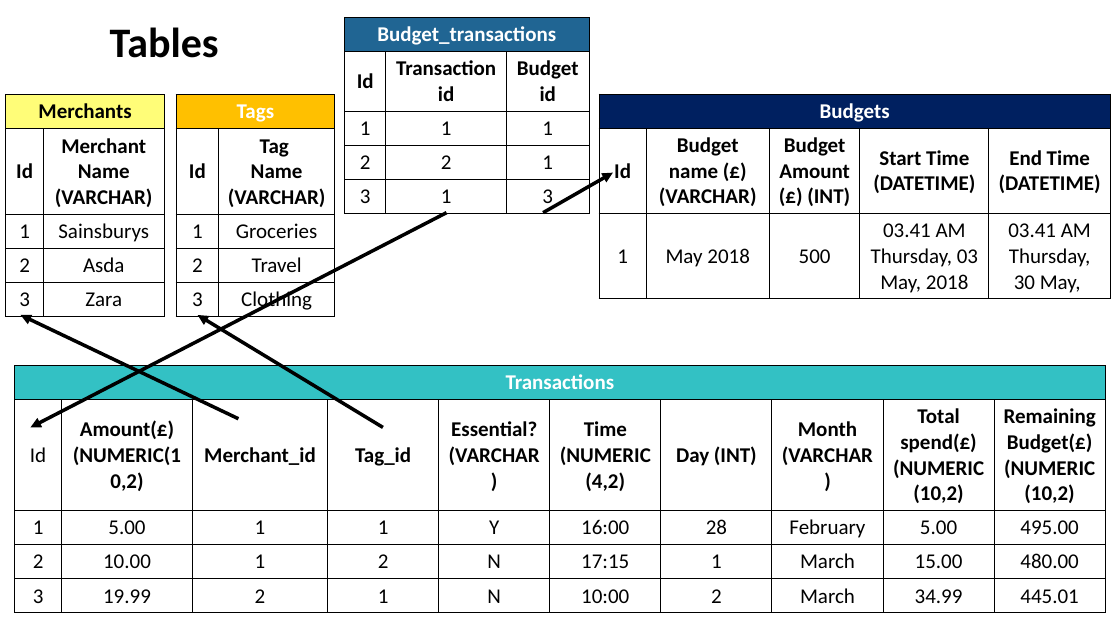
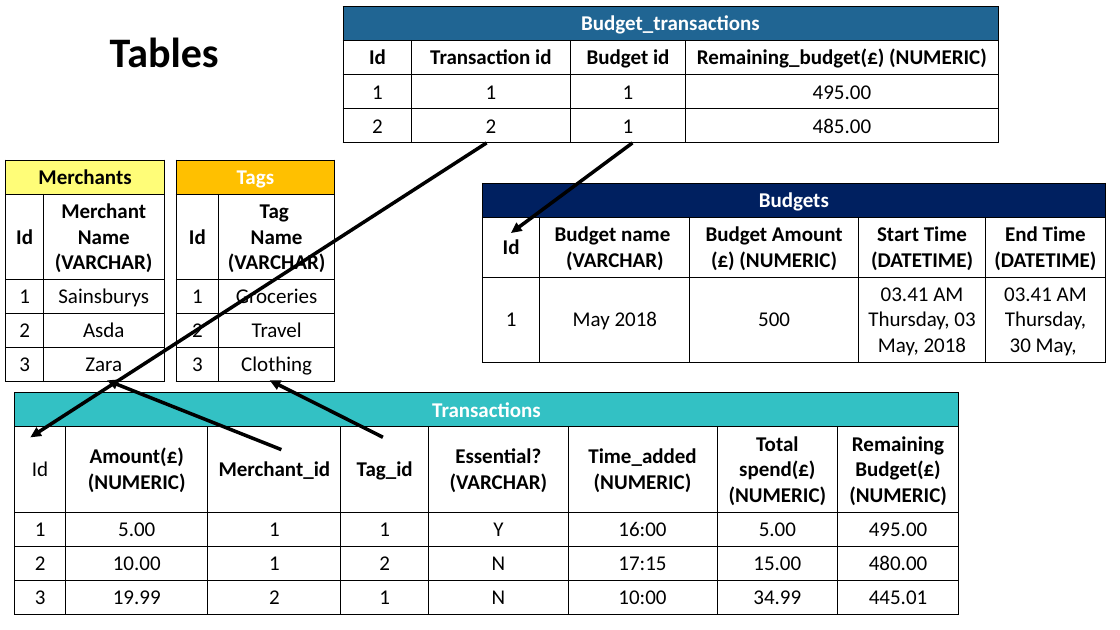
Before and after one commit to catf62/Budgee, a slide deck: slide 9 of Plans_Project_Management/Budget_App_Plan_08Nov2018.pptx. Drawn at 1120x630 pixels with LibreOffice and Linux fonts; fonts in the diff are those of the drawing. Boxes give left, top, right and bottom in pixels: in the first picture for what was removed or moved away, otherwise in the second. Text is boxed around its words. In the diff, an @@ line names an element or a change of style, - is before the commit and + after.

Commit message:
rationale behind budget_transaction class, and total spend and remaining budget functions hashed out

```diff
--- a/Plans_Project_Management/Budget_App_Plan_08Nov2018.pptx
+++ b/Plans_Project_Management/Budget_App_Plan_08Nov2018.pptx
@@ title "Tables": place and size @@
-title "Tables" at (110,27,219,58)
+title "Tables" at (110,37,219,68)
@@ table at (343,7,998,143) @@
-Budget_transactions |  | 
-Id | Transaction id | Budget id
-1 | 1 | 1
-2 | 2 | 1
-3 | 1 | 3
+Budget_transactions |  |  | 
+Id | Transaction id | Budget id | Remaining_budget(£) (NUMERIC)
+1 | 1 | 1 | 495.00
+2 | 2 | 1 | 485.00
@@ table: place and size @@
-table at (344,18,589,214)
+table at (343,7,998,143)
@@ arrow moved from (447, 213) - (30, 428) to (486, 143) - (30, 438) @@
@@ arrow moved from (544, 213) - (613, 173) to (511, 233) - (633, 143) @@
@@ arrow (511, 233) - (633, 143): arrowheads changed @@
@@ table: place and size @@
-table at (6,95,164,315)
+table at (6,160,164,382)
@@ table: place and size @@
-table at (176,95,335,317)
+table at (176,160,335,381)
@@ table at (482,183,1106,360) @@
-row 2, column 2: Budget name (£) (VARCHAR)
+row 2, column 2: Budget name (VARCHAR)
-row 2, column 3: Budget Amount (£) (INT)
+row 2, column 3: Budget Amount (£) (NUMERIC)
@@ table: place and size @@
-table at (599,94,1111,297)
+table at (482,183,1106,360)
@@ arrow moved from (21, 315) - (239, 419) to (108, 381) - (281, 450) @@
@@ arrow moved from (197, 315) - (383, 428) to (270, 381) - (383, 438) @@
@@ table at (14,393,958,613) @@
-column 2, row 2: Amount(£) (NUMERIC(10,2)
+column 2, row 2: Amount(£) (NUMERIC)
-column 6:  | Time (NUMERIC(4,2) | 16:00 | 17:15 | 10:00
-column 7:  | Day (INT) | 28 | 1 | 2
-column 8:  | Month (VARCHAR) | February | March | March
-column 9:  | Total spend(£) (NUMERIC(10,2) | 5.00 | 15.00 | 34.99
-column 10:  | Remaining Budget(£) (NUMERIC(10,2) | 495.00 | 480.00 | 445.01
+column 6:  | Time_added (NUMERIC) | 16:00 | 17:15 | 10:00
+column 7:  | Total spend(£) (NUMERIC) | 5.00 | 15.00 | 34.99
+column 8:  | Remaining Budget(£) (NUMERIC) | 495.00 | 480.00 | 445.01
@@ table: place and size @@
-table at (14,365,1104,611)
+table at (14,393,958,613)
```
Also in this commit, not shown: 2 other slides changed, 3 slides added, 2 other files.
